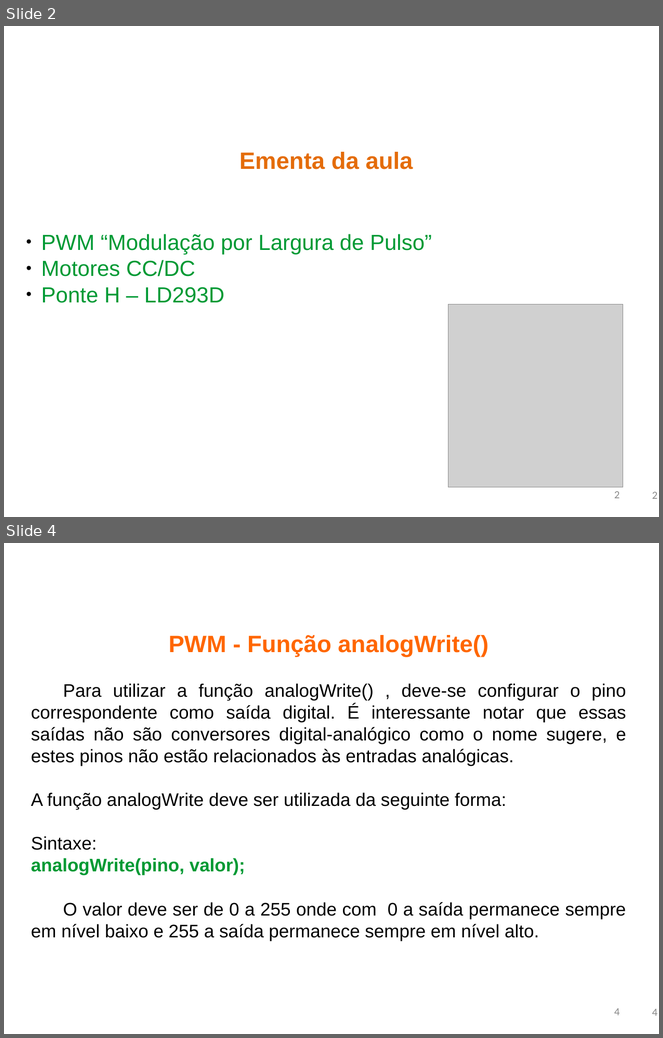
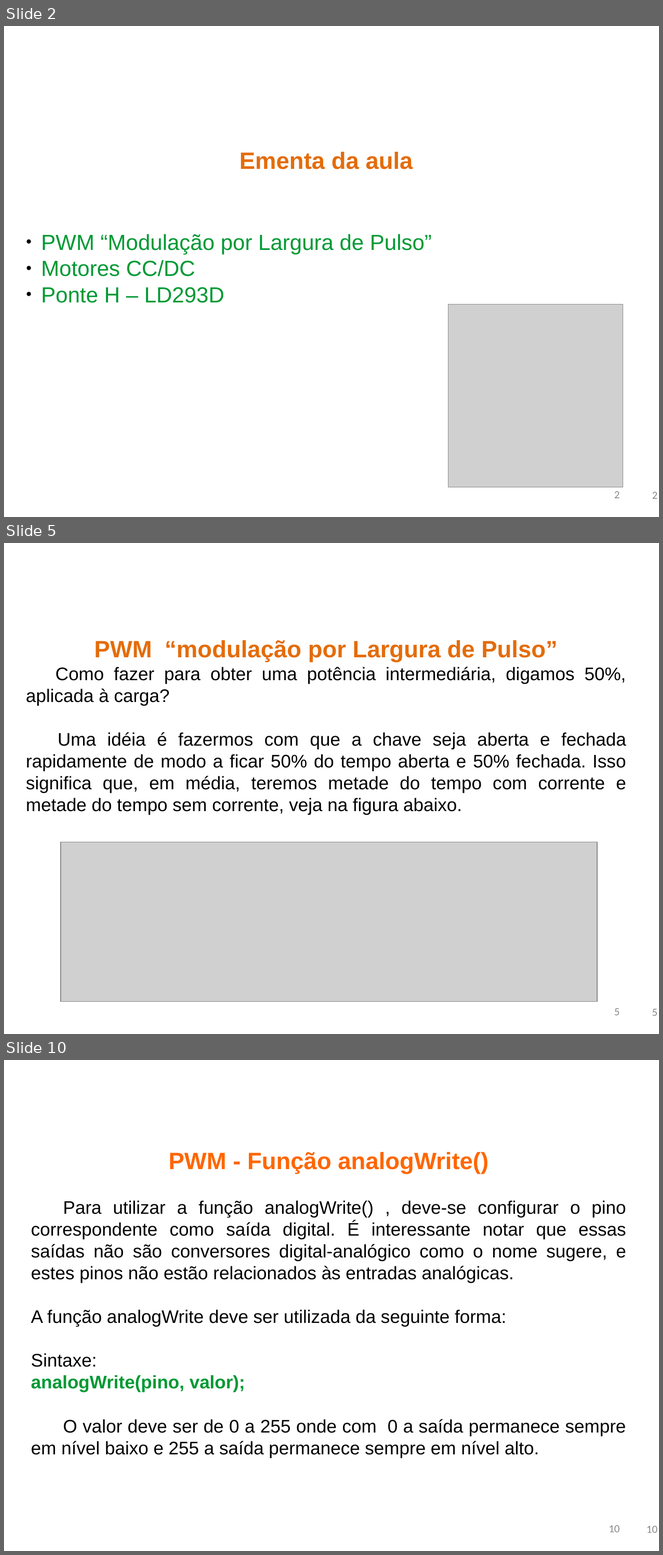
Before and after one commit to rafaelgov95/Robotica, a slide deck: IFMS/AulaIFMS2.ppt. Shown one above the other, each under a label of ours: slides 2 and 4 before the commit, slides 2, 5 and 10 after it; the slides between them are not shown. The pictures are 663x1038 and 663x1555 pixels, drawn with LibreOffice and Linux fonts; fonts in the diff are those of the drawing; grey boxes stand for pictures; background and template pictures are left out. Boxes give left, top, right and bottom in pixels: in the first picture for what was removed or moved away, otherwise in the second. Text is boxed around its words. In the diff, an @@ line names an element or a change of style, - is before the commit and + after.

```diff
--- a/IFMS/AulaIFMS2.ppt
+++ b/IFMS/AulaIFMS2.ppt
@@ slide 5 added at box(4, 543, 659, 1034), background picture (left out) @@
@@ text added at box(26, 640, 626, 815), 20 pt, text #000000 @@
+PWM “modulação por Largura de Pulso”
+Como fazer para obter uma potência intermediária, digamos 50%, aplicada à carga?
+Uma idéia é fazermos com que a chave seja aberta e fechada rapidamente de modo a ficar 50% do tempo aberta e 50% fechada. Isso significa que, em média, teremos metade do tempo com corrente e metade do tempo sem corrente, veja na figura abaixo.
@@ picture added at box(61, 843, 598, 1002) @@
@@ page number added at box(614, 1008, 620, 1016), 12 pt, text #898989 @@
+5
@@ page number added at box(652, 1009, 658, 1016), 12 pt, text #898989 @@
+5
@@ what was slide 4 is now slide 10 @@
@@ page number at box(609, 1525, 620, 1533): text changed @@
-4
+10
@@ page number at box(647, 1526, 658, 1533): text changed @@
-4
+10
```
Also in this commit, not shown: 5 other slides added, 2 other files.
